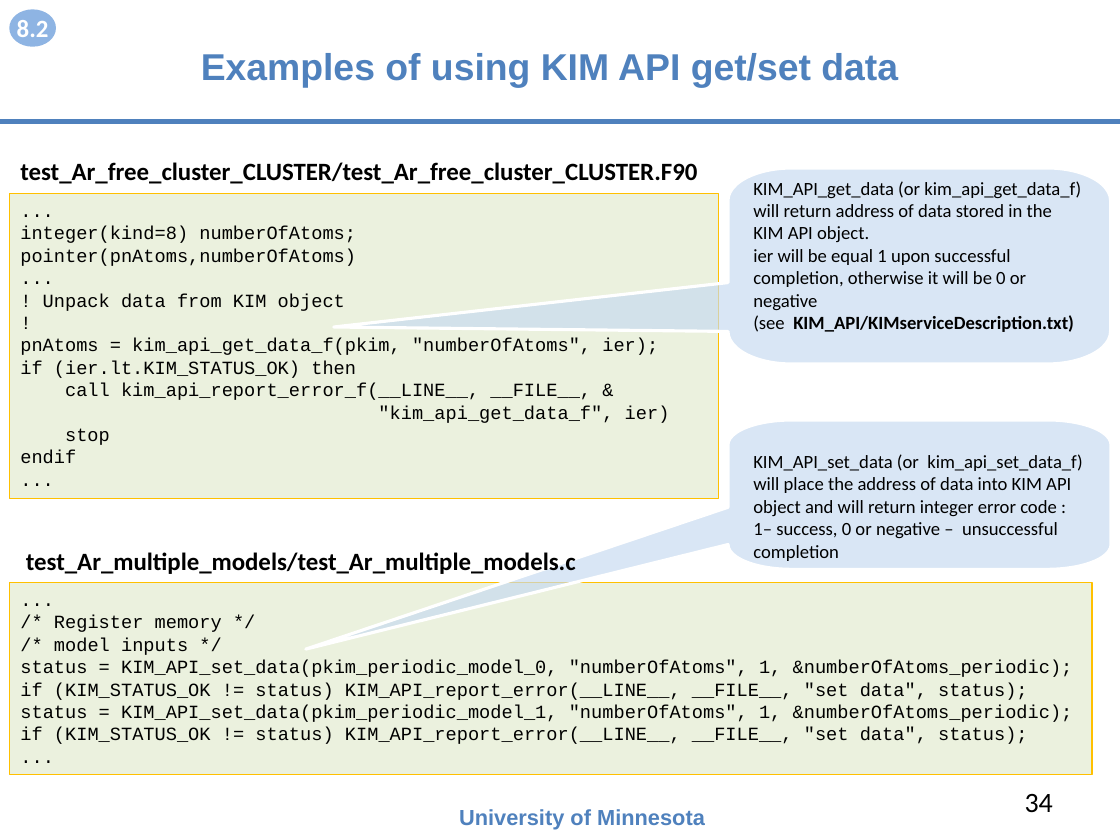
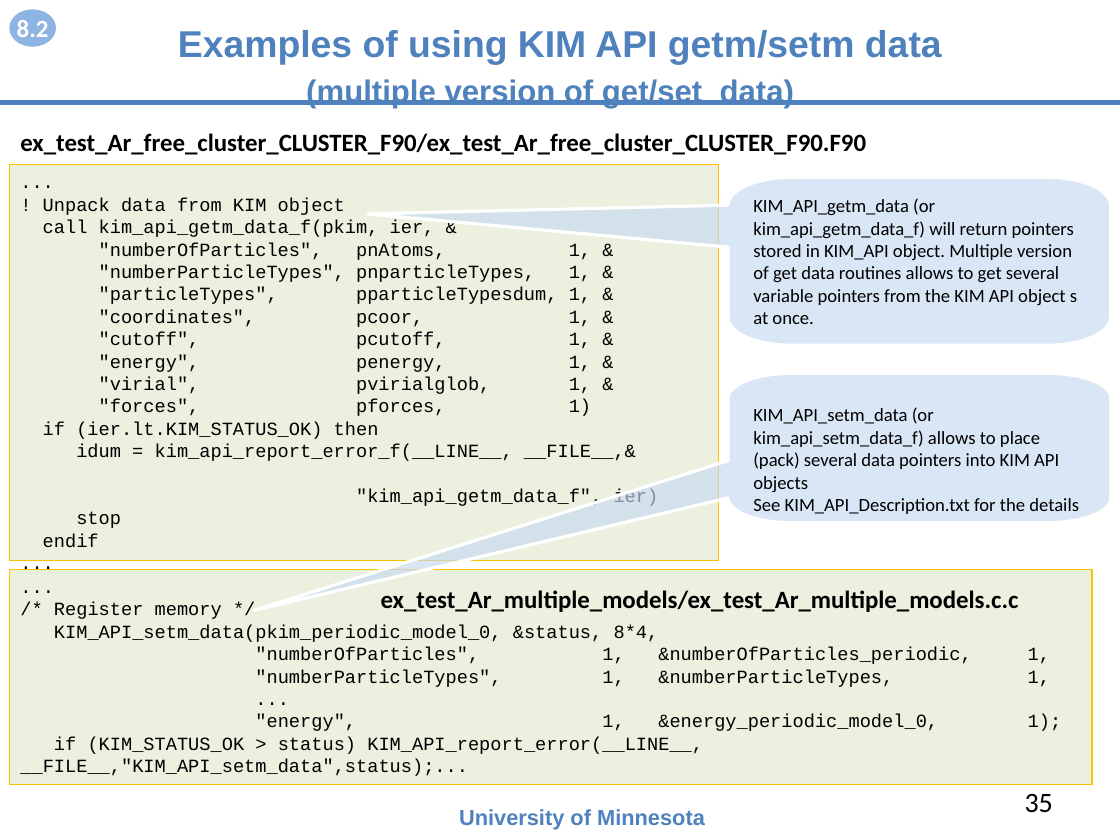
Before and after one commit to openkim/kim-api, a slide deck: slide 35 of DOCs/openkim-api-introduction.pptx (slide 34 before the commit). Drawn at 1120x840 pixels with LibreOffice and Linux fonts; fonts in the diff are those of the drawing. Boxes give left, top, right and bottom in pixels: in the first picture for what was removed or moved away, otherwise in the second. Text is boxed around its words. In the diff, an @@ line names an element or a change of style, - is before the commit and + after.

Commit message:
update of the presentation

```diff
--- a/DOCs/openkim-api-introduction.pptx
+++ b/DOCs/openkim-api-introduction.pptx
@@ title at [178,30,942,108]: text changed @@
-Examples of using KIM API get/set data
+Examples of using KIM API getm/setm data
+(multiple version of get/set data)
@@ line moved from (0, 121) - (1120, 121) to (0, 103) - (1120, 103) @@
@@ text at [20,133,866,155]: text changed @@
-test_Ar_free_cluster_CLUSTER/test_Ar_free_cluster_CLUSTER.F90
+ex_test_Ar_free_cluster_CLUSTER_F90/ex_test_Ar_free_cluster_CLUSTER_F90.F90
@@ rectangle "...": place and size @@
-rectangle "..." at [9,194,718,500]
+rectangle "..." at [9,165,718,560]
@@ freeform shape "KIM_API_getm_data (or kim_api_getm_data_f) will return ...": place and size @@
-freeform shape "KIM_API_getm_data (or kim_api_getm_data_f) will return ..." at [728,168,1111,364]
+freeform shape "KIM_API_getm_data (or kim_api_getm_data_f) will return ..." at [728,177,1111,345]
@@ text in freeform shape at [753,198,1077,324]: text changed @@
-KIM_API_get_data (or kim_api_get_data_f) will return address of data stored in the KIM API object.
-ier will be equal 1 upon successful completion, otherwise it will be 0 or negative
-(see KIM_API/KIMserviceDescription.txt)
+KIM_API_getm_data (or kim_api_getm_data_f) will return pointers stored in KIM_API object. Multiple version of get data routines allows to get several variable pointers from the KIM API object s at once.
@@ text in rectangle at [20,226,356,266]: paragraphs removed @@
-...
-integer(kind=8) numberOfAtoms;
-pointer(pnAtoms,numberOfAtoms)
@@ text in rectangle at [43,220,591,416]: text changed @@
-!
-pnAtoms = kim_api_get_data_f(pkim, "numberOfAtoms", ier);
+call kim_api_getm_data_f(pkim, ier, &
+"numberOfParticles", pnAtoms, 1, &
+"numberParticleTypes", pnparticleTypes, 1, &
+"particleTypes", pparticleTypesdum, 1, &
+"coordinates", pcoor, 1, &
+"cutoff", pcutoff, 1, &
+"energy", penergy, 1, &
+"virial", pvirialglob, 1, &
+"forces", pforces, 1)
@@ freeform shape "KIM_API_setm_data (or kim_api_setm_data_f) allows to ...": place and size @@
-freeform shape "KIM_API_setm_data (or kim_api_setm_data_f) allows to ..." at [728,420,1111,569]
+freeform shape "KIM_API_setm_data (or kim_api_setm_data_f) allows to ..." at [728,373,1111,522]
@@ text in freeform shape at [753,407,1079,514]: text changed @@
-KIM_API_set_data (or kim_api_set_data_f) will place the address of data into KIM API object and will return integer error code : 1– success, 0 or negative – unsuccessful completion
+KIM_API_setm_data (or kim_api_setm_data_f) allows to place (pack) several data pointers into KIM API objects
+See KIM_API_Description.txt for the details
@@ text in rectangle at [76,444,659,506]: text changed @@
-call kim_api_report_error_f(__LINE__, __FILE__, &
-"kim_api_get_data_f", ier)
+idum = kim_api_report_error_f(__LINE__, __FILE__,&
+"kim_api_getm_data_f", ier)
@@ rectangle "...": place and size @@
-rectangle "..." at [9,582,1092,775]
+rectangle "..." at [9,569,1092,784]
@@ text at [381,590,1019,612]: text changed @@
-test_Ar_multiple_models/test_Ar_multiple_models.c
+ex_test_Ar_multiple_models/ex_test_Ar_multiple_models.c.c
@@ text in rectangle at [54,625,1050,687]: text changed @@
-/* model inputs */
-status = KIM_API_set_data(pkim_periodic_model_0, "numberOfAtoms", 1, &numberOfAtoms_periodic);
-if (KIM_STATUS_OK != status) KIM_API_report_error(__LINE__, __FILE__, "set data", status);
-status = KIM_API_set_data(pkim_periodic_model_1, "numberOfAtoms", 1, &numberOfAtoms_periodic);
-if (KIM_STATUS_OK != status) KIM_API_report_error(__LINE__, __FILE__, "set data", status);
+KIM_API_setm_data(pkim_periodic_model_0, &status, 8*4,
+"numberOfParticles", 1, &numberOfParticles_periodic, 1,
+"numberParticleTypes", 1, &numberParticleTypes, 1,
@@ text in rectangle at [20,714,1062,776]: paragraphs added @@
+"energy", 1, &energy_periodic_model_0, 1);
+if (KIM_STATUS_OK > status) KIM_API_report_error(__LINE__, __FILE__,"KIM_API_setm_data",status);...
@@ page number at [1025,794,1053,813]: text changed @@
-34
+35
```
Also in this commit, not shown: 20 other slides changed, 2 slides added, 2 slides removed, 1 other file.
